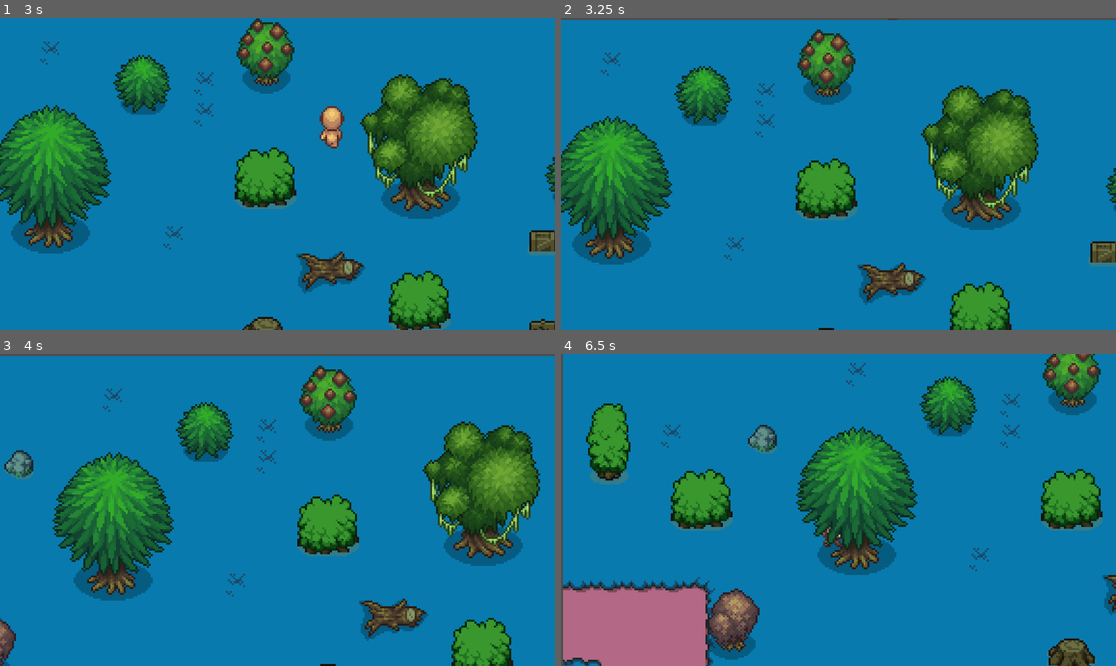
Above: before the commit, frames 1-4 (two rows, left to right).
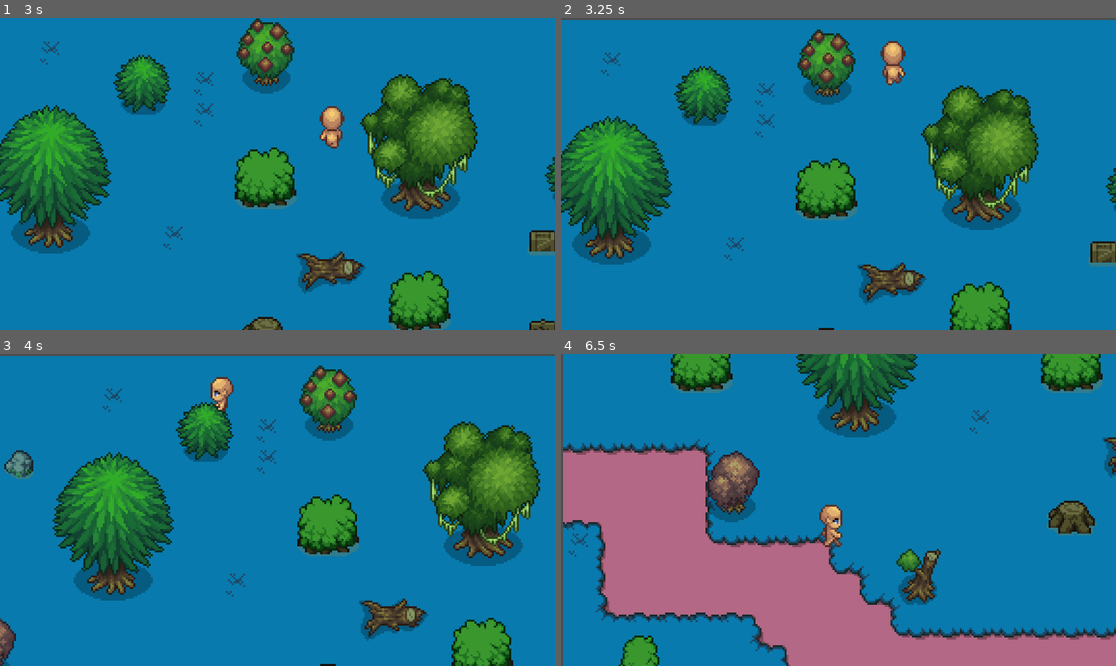
Above: after the commit, the same moments.

Repository: MoriMnz/spacemarshall
Game: Godot game, scene res://scenes/world.tscn
The game is run twice, just before and just after one commit, with the same random seed, the same clock (stepped at 60 frames per second) and the same inputs.
Inputs:
- Up to frame 1 (3 s): hold Right (ui_right) 0.53-1.28 s; hold Down (ui_down) 1.28-2.03 s; tap Enter at 2 s; hold Right (ui_right) 2.03-2.78 s; hold Up (ui_up) from 2.78 s (still down)
- Up to frame 2 (3.25 s): keep holding Up (ui_up)
- Up to frame 3 (4 s): release Up (ui_up) at 3.53 s; hold Left (ui_left) from 3.53 s (still down)
- Up to frame 4 (6.5 s): release Left (ui_left) at 5.03 s; hold Down (ui_down) 5.03-5.78 s; hold Right (ui_right) from 5.78 s (still down)

Frame 1 is identical in both runs. In frame 2, 0.5% of the frame differs, in the area x 57-63%, y 0-22%; in frame 3, 0.3%; in frame 4, 54%, in the area x 0-100%, y 0-100%.

Commit message:
Updated script with movement fixes and boundary checks

Diff:
--- a/scripts/player.gd
+++ b/scripts/player.gd
@@ -9,6 +9,22 @@
 
 func _physics_process(delta):
 	player_movement(delta)
+
+	# Get the screen size
+	var screen_width = get_viewport_rect().size.x
+	var screen_height = get_viewport_rect().size.y
+
+	# Check and correct the player's position if outside the boundaries
+	if position.x < 0:
+		position.x = 0
+	elif position.x > screen_width:
+		position.x = screen_width
+
+	if position.y < 0:
+		position.y = 0
+	elif position.y > screen_height:
+		position.y = screen_height
+
 
 func player_movement(delta):
 
